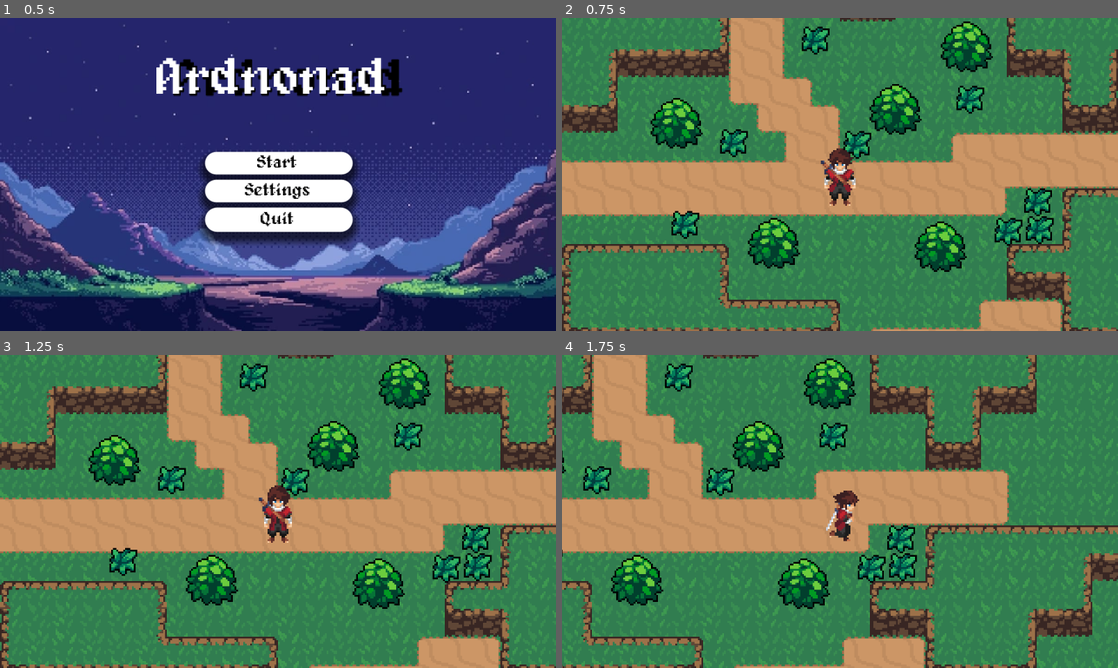
Above: before the commit, frames 1-4 (two rows, left to right).
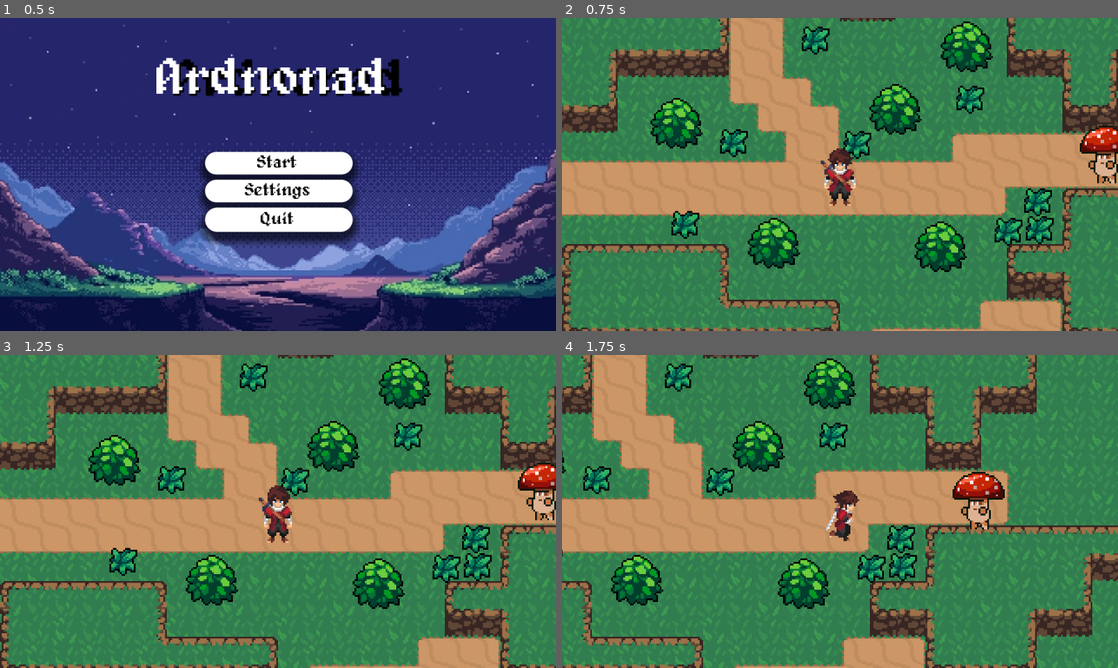
Above: after the commit, the same moments.

Repository: MisterBaiter/bobabobek
Game: Godot game, scene res://menu.tscn
Same seed, same stepped clock (60 frames per second), same inputs: the game is played once before the commit and once after it.
Inputs:
- Up to frame 1 (0.5 s): no input
- Up to frame 2 (0.75 s): click "Start" at 0.5 s
- Up to frame 3 (1.25 s): no input
- Up to frame 4 (1.75 s): hold Right (ui_right) from 1.28 s (still down)

Frame 1 is identical in both runs. In frame 2, 0.9% of the frame differs, in the area x 93-100%, y 34-53%; in frame 3, 0.9%; in frame 4, 1.1%, in the area x 70-80%, y 37-56%.

Commit message:
přidal jsem enemy

Diff:
--- /dev/null
+++ b/Enemies/enemy_mush.tscn
@@ -0,0 +1,380 @@
+[gd_scene load_steps=55 format=3 uid="uid://ceuxxfkfo6hm2"]
+
+[ext_resource type="Script" uid="uid://1t13vv7hq1bb" path="res://enemy_mush.gd" id="1_qjpkr"]
+[ext_resource type="Texture2D" uid="uid://dobnckw64gysq" path="res://Enemies/Mushroom/Mushroom with VFX/Mushroom-Attack.png" id="2_2yj3w"]
+[ext_resource type="Texture2D" uid="uid://cxji2o1e1pf04" path="res://Enemies/Mushroom/Mushroom with VFX/Mushroom-Die.png" id="3_m0jma"]
+[ext_resource type="Texture2D" uid="uid://ptgsiy4o6l76" path="res://Enemies/Mushroom/Mushroom with VFX/Mushroom-Hit.png" id="4_3gp2n"]
+[ext_resource type="Texture2D" uid="uid://dma06fogl3khu" path="res://Enemies/Mushroom/Mushroom with VFX/Mushroom-Idle.png" id="5_mjk6e"]
+[ext_resource type="Texture2D" uid="uid://cp5c31dp1jopy" path="res://Enemies/Mushroom/Mushroom with VFX/Mushroom-Run.png" id="6_eiqwt"]
+
+[sub_resource type="AtlasTexture" id="AtlasTexture_cbvv6"]
+atlas = ExtResource("2_2yj3w")
+region = Rect2(0, 0, 80, 64)
+
+[sub_resource type="AtlasTexture" id="AtlasTexture_8oaog"]
+atlas = ExtResource("2_2yj3w")
+region = Rect2(80, 0, 80, 64)
+
+[sub_resource type="AtlasTexture" id="AtlasTexture_14v57"]
+atlas = ExtResource("2_2yj3w")
+region = Rect2(160, 0, 80, 64)
+
+[sub_resource type="AtlasTexture" id="AtlasTexture_n1fq3"]
+atlas = ExtResource("2_2yj3w")
+region = Rect2(240, 0, 80, 64)
+
+[sub_resource type="AtlasTexture" id="AtlasTexture_tq30b"]
+atlas = ExtResource("2_2yj3w")
+region = Rect2(320, 0, 80, 64)
+
+[sub_resource type="AtlasTexture" id="AtlasTexture_58wqh"]
+atlas = ExtResource("2_2yj3w")
+region = Rect2(400, 0, 80, 64)
+
+[sub_resource type="AtlasTexture" id="AtlasTexture_pvau4"]
+atlas = ExtResource("2_2yj3w")
+region = Rect2(480, 0, 80, 64)
+
+[sub_resource type="AtlasTexture" id="AtlasTexture_kjcoj"]
+atlas = ExtResource("2_2yj3w")
+region = Rect2(560, 0, 80, 64)
+
+[sub_resource type="AtlasTexture" id="AtlasTexture_w7lpp"]
+atlas = ExtResource("2_2yj3w")
+region = Rect2(640, 0, 80, 64)
+
+[sub_resource type="AtlasTexture" id="AtlasTexture_ysrkl"]
+atlas = ExtResource("2_2yj3w")
+region = Rect2(720, 0, 80, 64)
+
+[sub_resource type="AtlasTexture" id="AtlasTexture_3vch7"]
+atlas = ExtResource("3_m0jma")
+region = Rect2(0, 0, 80, 64)
+
+[sub_resource type="AtlasTexture" id="AtlasTexture_2ne27"]
+atlas = ExtResource("3_m0jma")
+region = Rect2(80, 0, 80, 64)
+
+[sub_resource type="AtlasTexture" id="AtlasTexture_xesoh"]
+atlas = ExtResource("3_m0jma")
+region = Rect2(160, 0, 80, 64)
+
+[sub_resource type="AtlasTexture" id="AtlasTexture_1kxm2"]
+atlas = ExtResource("3_m0jma")
+region = Rect2(240, 0, 80, 64)
+
+[sub_resource type="AtlasTexture" id="AtlasTexture_8axi3"]
+atlas = ExtResource("3_m0jma")
+region = Rect2(320, 0, 80, 64)
+
+[sub_resource type="AtlasTexture" id="AtlasTexture_3r7yd"]
+atlas = ExtResource("3_m0jma")
+region = Rect2(400, 0, 80, 64)
+
+[sub_resource type="AtlasTexture" id="AtlasTexture_xtcnk"]
+atlas = ExtResource("3_m0jma")
+region = Rect2(480, 0, 80, 64)
+
+[sub_resource type="AtlasTexture" id="AtlasTexture_5lfs5"]
+atlas = ExtResource("3_m0jma")
+region = Rect2(560, 0, 80, 64)
+
+[sub_resource type="AtlasTexture" id="AtlasTexture_timvw"]
+atlas = ExtResource("3_m0jma")
+region = Rect2(640, 0, 80, 64)
+
+[sub_resource type="AtlasTexture" id="AtlasTexture_5xsj7"]
+atlas = ExtResource("3_m0jma")
+region = Rect2(720, 0, 80, 64)
+
+[sub_resource type="AtlasTexture" id="AtlasTexture_wipjp"]
+atlas = ExtResource("3_m0jma")
+region = Rect2(800, 0, 80, 64)
+
+[sub_resource type="AtlasTexture" id="AtlasTexture_fy7u7"]
+atlas = ExtResource("3_m0jma")
+region = Rect2(880, 0, 80, 64)
+
+[sub_resource type="AtlasTexture" id="AtlasTexture_pq2l6"]
+atlas = ExtResource("3_m0jma")
+region = Rect2(960, 0, 80, 64)
+
+[sub_resource type="AtlasTexture" id="AtlasTexture_sbldu"]
+atlas = ExtResource("3_m0jma")
+region = Rect2(1040, 0, 80, 64)
+
+[sub_resource type="AtlasTexture" id="AtlasTexture_gjq3p"]
+atlas = ExtResource("3_m0jma")
+region = Rect2(1120, 0, 80, 64)
+
+[sub_resource type="AtlasTexture" id="AtlasTexture_7cvj6"]
+atlas = ExtResource("4_3gp2n")
+region = Rect2(0, 0, 80, 64)
+
+[sub_resource type="AtlasTexture" id="AtlasTexture_3gjdn"]
+atlas = ExtResource("4_3gp2n")
+region = Rect2(80, 0, 80, 64)
+
+[sub_resource type="AtlasTexture" id="AtlasTexture_qurpk"]
+atlas = ExtResource("4_3gp2n")
+region = Rect2(160, 0, 80, 64)
+
+[sub_resource type="AtlasTexture" id="AtlasTexture_c5hjd"]
+atlas = ExtResource("4_3gp2n")
+region = Rect2(240, 0, 80, 64)
+
+[sub_resource type="AtlasTexture" id="AtlasTexture_by1pl"]
+atlas = ExtResource("4_3gp2n")
+region = Rect2(320, 0, 80, 64)
+
+[sub_resource type="AtlasTexture" id="AtlasTexture_138de"]
+atlas = ExtResource("5_mjk6e")
+region = Rect2(0, 0, 80, 64)
+
+[sub_resource type="AtlasTexture" id="AtlasTexture_cg4ek"]
+atlas = ExtResource("5_mjk6e")
+region = Rect2(80, 0, 80, 64)
+
+[sub_resource type="AtlasTexture" id="AtlasTexture_q0328"]
+atlas = ExtResource("5_mjk6e")
+region = Rect2(160, 0, 80, 64)
+
+[sub_resource type="AtlasTexture" id="AtlasTexture_uwjvc"]
+atlas = ExtResource("5_mjk6e")
+region = Rect2(240, 0, 80, 64)
+
+[sub_resource type="AtlasTexture" id="AtlasTexture_rms43"]
+atlas = ExtResource("5_mjk6e")
+region = Rect2(320, 0, 80, 64)
+
+[sub_resource type="AtlasTexture" id="AtlasTexture_2js6a"]
+atlas = ExtResource("5_mjk6e")
+region = Rect2(400, 0, 80, 64)
+
+[sub_resource type="AtlasTexture" id="AtlasTexture_5jn63"]
+atlas = ExtResource("5_mjk6e")
+region = Rect2(480, 0, 80, 64)
+
+[sub_resource type="AtlasTexture" id="AtlasTexture_icm7f"]
+atlas = ExtResource("6_eiqwt")
+region = Rect2(0, 0, 80, 64)
+
+[sub_resource type="AtlasTexture" id="AtlasTexture_goe75"]
+atlas = ExtResource("6_eiqwt")
+region = Rect2(80, 0, 80, 64)
+
+[sub_resource type="AtlasTexture" id="AtlasTexture_t1vum"]
+atlas = ExtResource("6_eiqwt")
+region = Rect2(160, 0, 80, 64)
+
+[sub_resource type="AtlasTexture" id="AtlasTexture_bi0f5"]
+atlas = ExtResource("6_eiqwt")
+region = Rect2(240, 0, 80, 64)
+
+[sub_resource type="AtlasTexture" id="AtlasTexture_3dw2e"]
+atlas = ExtResource("6_eiqwt")
+region = Rect2(320, 0, 80, 64)
+
+[sub_resource type="AtlasTexture" id="AtlasTexture_66ms0"]
+atlas = ExtResource("6_eiqwt")
+region = Rect2(400, 0, 80, 64)
+
+[sub_resource type="AtlasTexture" id="AtlasTexture_u1evo"]
+atlas = ExtResource("6_eiqwt")
+region = Rect2(480, 0, 80, 64)
+
+[sub_resource type="AtlasTexture" id="AtlasTexture_kp42k"]
+atlas = ExtResource("6_eiqwt")
+region = Rect2(560, 0, 80, 64)
+
+[sub_resource type="SpriteFrames" id="SpriteFrames_cmdln"]
+animations = [{
+"frames": [{
+"duration": 1.0,
+"texture": SubResource("AtlasTexture_cbvv6")
+}, {
+"duration": 1.0,
+"texture": SubResource("AtlasTexture_8oaog")
+}, {
+"duration": 1.0,
+"texture": SubResource("AtlasTexture_14v57")
+}, {
+"duration": 1.0,
+"texture": SubResource("AtlasTexture_n1fq3")
+}, {
+"duration": 1.0,
+"texture": SubResource("AtlasTexture_tq30b")
+}, {
+"duration": 1.0,
+"texture": SubResource("AtlasTexture_58wqh")
+}, {
+"duration": 1.0,
+"texture": SubResource("AtlasTexture_pvau4")
+}, {
+"duration": 1.0,
+"texture": SubResource("AtlasTexture_kjcoj")
+}, {
+"duration": 1.0,
+"texture": SubResource("AtlasTexture_w7lpp")
+}, {
+"duration": 1.0,
+"texture": SubResource("AtlasTexture_ysrkl")
+}],
+"loop": true,
+"name": &"Attack",
+"speed": 5.0
+}, {
+"frames": [{
+"duration": 1.0,
+"texture": SubResource("AtlasTexture_3vch7")
+}, {
+"duration": 1.0,
+"texture": SubResource("AtlasTexture_2ne27")
+}, {
+"duration": 1.0,
+"texture": SubResource("AtlasTexture_xesoh")
+}, {
+"duration": 1.0,
+"texture": SubResource("AtlasTexture_1kxm2")
+}, {
+"duration": 1.0,
+"texture": SubResource("AtlasTexture_8axi3")
+}, {
+"duration": 1.0,
+"texture": SubResource("AtlasTexture_3r7yd")
+}, {
+"duration": 1.0,
+"texture": SubResource("AtlasTexture_xtcnk")
+}, {
+"duration": 1.0,
+"texture": SubResource("AtlasTexture_5lfs5")
+}, {
+"duration": 1.0,
+"texture": SubResource("AtlasTexture_timvw")
+}, {
+"duration": 1.0,
+"texture": SubResource("AtlasTexture_5xsj7")
+}, {
+"duration": 1.0,
+"texture": SubResource("AtlasTexture_wipjp")
+}, {
+"duration": 1.0,
+"texture": SubResource("AtlasTexture_fy7u7")
+}, {
+"duration": 1.0,
+"texture": SubResource("AtlasTexture_pq2l6")
+}, {
+"duration": 1.0,
+"texture": SubResource("AtlasTexture_sbldu")
+}, {
+"duration": 1.0,
+"texture": SubResource("AtlasTexture_gjq3p")
+}],
+"loop": true,
+"name": &"Die",
+"speed": 5.0
+}, {
+"frames": [{
+"duration": 1.0,
+"texture": SubResource("AtlasTexture_7cvj6")
+}, {
+"duration": 1.0,
+"texture": SubResource("AtlasTexture_3gjdn")
+}, {
+"duration": 1.0,
+"texture": SubResource("AtlasTexture_qurpk")
+}, {
+"duration": 1.0,
+"texture": SubResource("AtlasTexture_c5hjd")
+}, {
+"duration": 1.0,
+"texture": SubResource("AtlasTexture_by1pl")
+}],
+"loop": true,
+"name": &"Hit",
+"speed": 5.0
+}, {
+"frames": [{
+"duration": 1.0,
+"texture": SubResource("AtlasTexture_138de")
+}, {
+"duration": 1.0,
+"texture": SubResource("AtlasTexture_cg4ek")
+}, {
+"duration": 1.0,
+"texture": SubResource("AtlasTexture_q0328")
+}, {
+"duration": 1.0,
+"texture": SubResource("AtlasTexture_uwjvc")
+}, {
+"duration": 1.0,
+"texture": SubResource("AtlasTexture_rms43")
+}, {
+"duration": 1.0,
+"texture": SubResource("AtlasTexture_2js6a")
+}, {
+"duration": 1.0,
+"texture": SubResource("AtlasTexture_5jn63")
+}],
+"loop": true,
+"name": &"Idle",
+"speed": 5.0
+}, {
+"frames": [{
+"duration": 1.0,
+"texture": SubResource("AtlasTexture_icm7f")
+}, {
+"duration": 1.0,
+"texture": SubResource("AtlasTexture_goe75")
+}, {
+"duration": 1.0,
+"texture": SubResource("AtlasTexture_t1vum")
+}, {
+"duration": 1.0,
+"texture": SubResource("AtlasTexture_bi0f5")
+}, {
+"duration": 1.0,
+"texture": SubResource("AtlasTexture_3dw2e")
+}, {
+"duration": 1.0,
+"texture": SubResource("AtlasTexture_66ms0")
+}, {
+"duration": 1.0,
+"texture": SubResource("AtlasTexture_u1evo")
+}, {
+"duration": 1.0,
+"texture": SubResource("AtlasTexture_kp42k")
+}],
+"loop": true,
+"name": &"Run",
+"speed": 5.0
+}]
+
+[sub_resource type="CircleShape2D" id="CircleShape2D_bdikg"]
+radius = 85.0059
+
+[sub_resource type="CapsuleShape2D" id="CapsuleShape2D_gxw6v"]
+height = 34.0
+
+[node name="enemy Mush" type="CharacterBody2D"]
+position = Vector2(142, -15)
+script = ExtResource("1_qjpkr")
+
+[node name="AnimatedSprite2D" type="AnimatedSprite2D" parent="."]
+position = Vector2(171, 76)
+sprite_frames = SubResource("SpriteFrames_cmdln")
+animation = &"Idle"
+
+[node name="Detection_area" type="Area2D" parent="."]
+collision_layer = 2
+collision_mask = 2
+
+[node name="CollisionShape2D" type="CollisionShape2D" parent="Detection_area"]
+position = Vector2(171, 92)
+shape = SubResource("CircleShape2D_bdikg")
+
+[node name="CollisionShape2D" type="CollisionShape2D" parent="."]
+position = Vector2(171, 92)
+shape = SubResource("CapsuleShape2D_gxw6v")
+
+[connection signal="body_entered" from="Detection_area" to="." method="_on_detection_area_body_entered"]
--- a/World.tscn
+++ b/World.tscn
@@ -7,6 +7,7 @@
 [ext_resource type="Texture2D" uid="uid://cefcvddyatfe5" path="res://World/CliffTileset.png" id="3_eu7l1"]
 [ext_resource type="PackedScene" uid="uid://d0h37aga8shlr" path="res://World/grass.tscn" id="6_p1v5b"]
 [ext_resource type="PackedScene" uid="uid://dvk6cqtgapx3e" path="res://menu2.tscn" id="7_wygdx"]
+[ext_resource type="PackedScene" uid="uid://ceuxxfkfo6hm2" path="res://Enemies/enemy_mush.tscn" id="8_bah7m"]
 
 [sub_resource type="TileSetAtlasSource" id="TileSetAtlasSource_js7pq"]
 resource_name = "Sand"
@@ -879,8 +880,9 @@
 [node name="Ovrwrld" type="Node2D" parent="."]
 y_sort_enabled = true
 
-[node name="Srac" parent="Ovrwrld" instance=ExtResource("2_2dftf")]
+[node name="Player" parent="Ovrwrld" instance=ExtResource("2_2dftf")]
 position = Vector2(160, 88)
+collision_layer = 3
 
 [node name="Bushes" type="Node2D" parent="Ovrwrld"]
 y_sort_enabled = true
@@ -927,6 +929,9 @@
 [node name="Grass8" parent="Ovrwrld/Grass" instance=ExtResource("6_p1v5b")]
 position = Vector2(267, 112)
 
+[node name="enemy Mush" parent="Ovrwrld" instance=ExtResource("8_bah7m")]
+
 [node name="CanvasLayer" type="CanvasLayer" parent="."]
 
 [node name="Pausemenu" parent="CanvasLayer" instance=ExtResource("7_wygdx")]
+visible = false
--- /dev/null
+++ b/enemy_mush.gd
@@ -0,0 +1,19 @@
+extends CharacterBody2D
+
+var speed = 50
+var player_chase = false
+var player = null
+
+func _physics_process(delta):
+	if player_chase:
+		move_and_collide(Vector2(0,0))
+	if player_chase:
+		position += (player.position - position)/speed
+
+func _on_detection_area_body_entered(body: Node2D) -> void:
+	player = body
+	player_chase = true
+
+func _on_detection_area_body_exited(body: Node2D) -> void:
+	player = null
+	player_chase = false
Not shown: 1 places in World.tscn that only renumber resources
Not shown, added: enemy_mush.gd.uid
